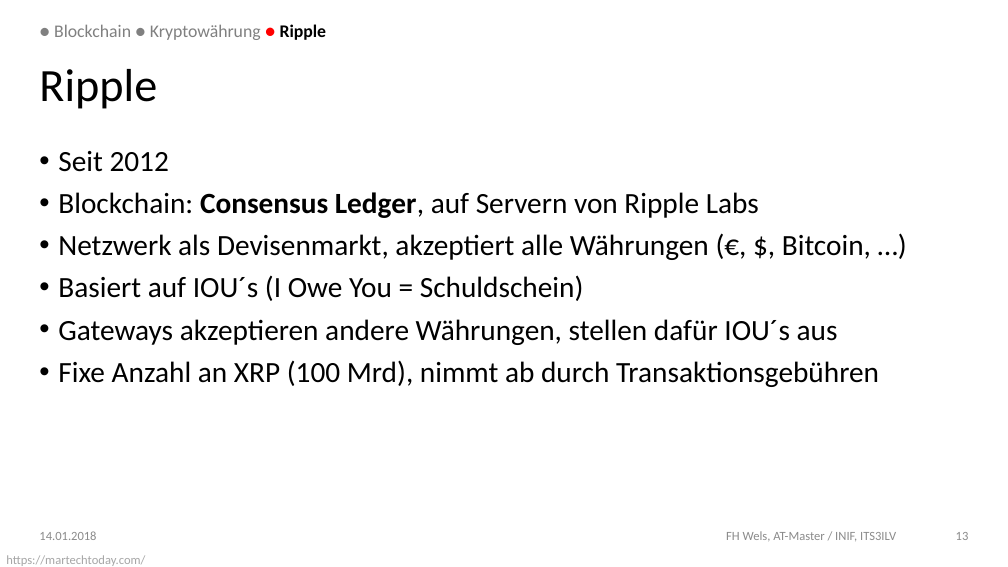
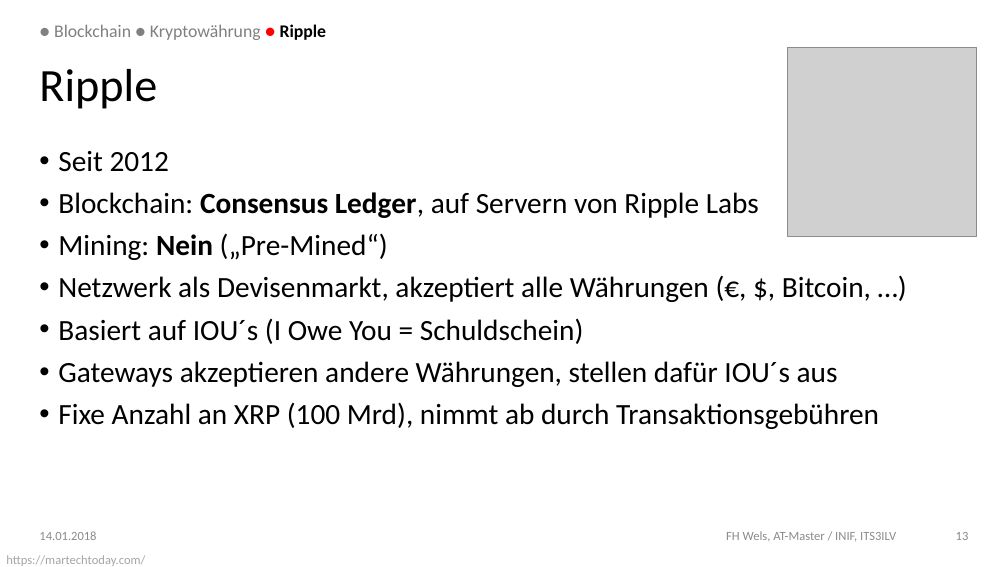
Before and after one commit to DoSchoe/ITS, a slide deck: slide 13 of Präsentation/Blockchain – Technologie.pptx. Drawn at 1008x567 pixels with LibreOffice and Linux fonts; fonts in the diff are those of the drawing; grey boxes stand for pictures; background and template pictures are left out. Boxes give left, top, right and bottom in pixels: in the first picture for what was removed or moved away, otherwise in the second. Text is boxed around its words. In the diff, an @@ line names an element or a change of style, - is before the commit and + after.

```diff
--- a/Präsentation/Blockchain – Technologie.pptx
+++ b/Präsentation/Blockchain – Technologie.pptx
@@ picture added at (787, 47, 976, 236) @@
@@ text at (58, 233, 388, 260): paragraph added @@
+• Mining: Nein („Pre-Mined“)
```
Also in this commit, not shown: 5 other slides changed, 1 slide added.
